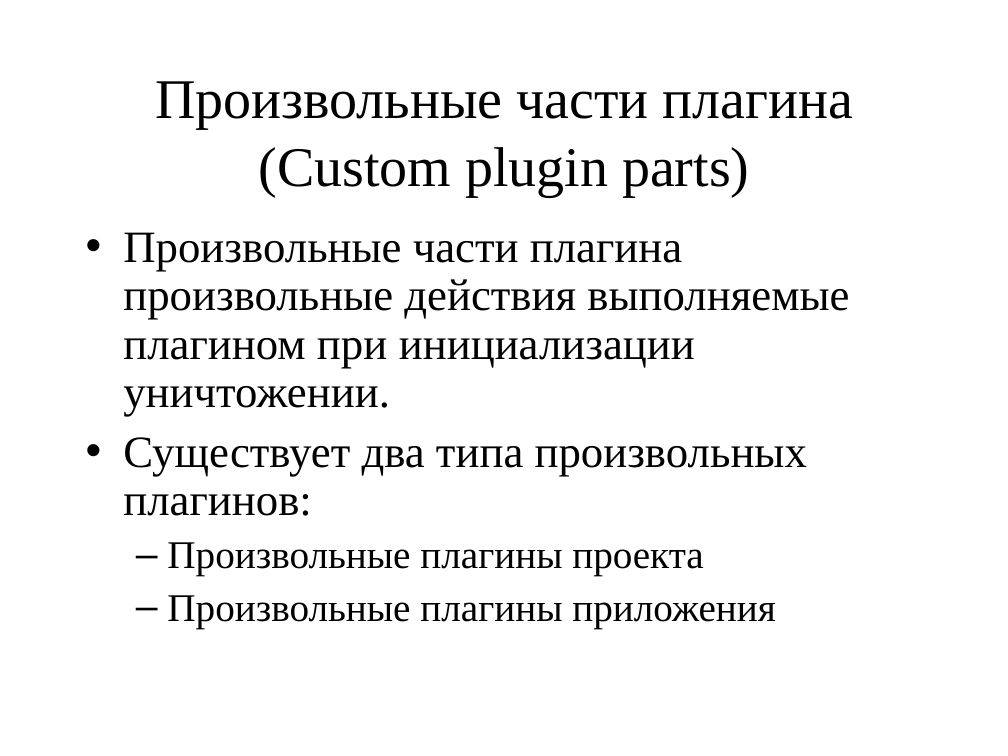
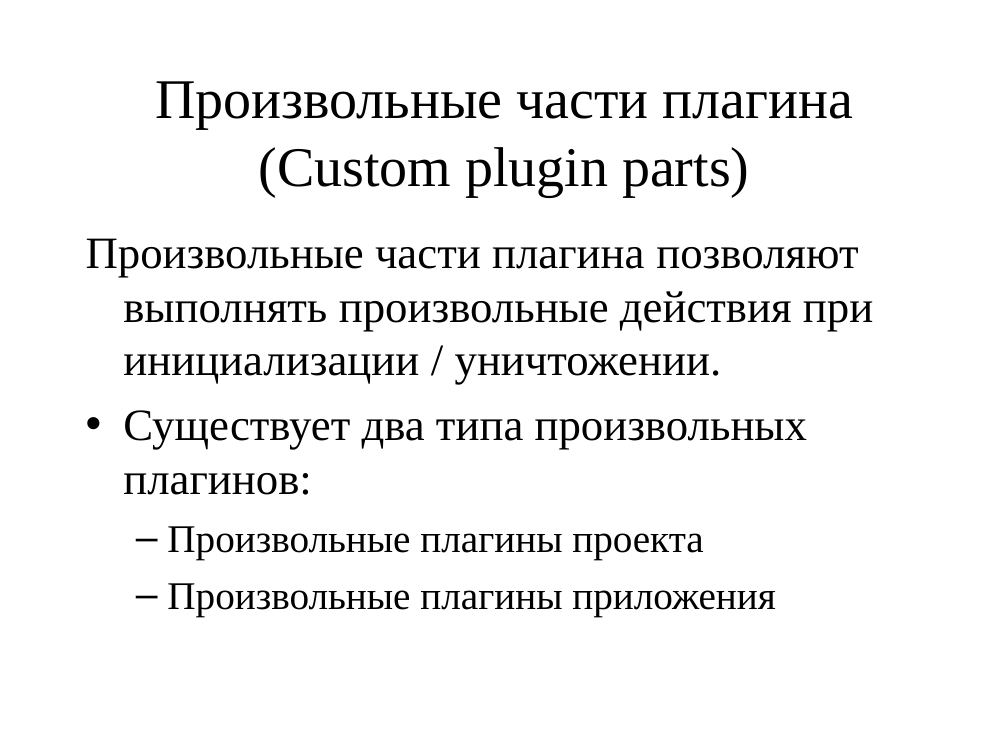
Before and after one commit to mazine/umk, a slide deck: slide 9 of presentations/Plugin.ppt. Drawn at 1008x756 pixels with LibreOffice and Linux fonts; fonts in the diff are those of the drawing. Boxes give left, top, right and bottom in pixels: in the first picture for what was removed or moved away, otherwise in the second. Text is boxed around its words. In the diff, an @@ line names an element or a change of style, - is before the commit and + after.

Commit message:
Plugin

```diff
--- a/presentations/Plugin.ppt
+++ b/presentations/Plugin.ppt
@@ text at bbox=[86, 238, 873, 385]: text changed @@
-• Произвольные части плагина произвольные действия выполняемые плагином при инициализации уничтожении.
+Произвольные части плагина позволяют выполнять произвольные действия при инициализации / уничтожении.
@@ text at bbox=[123, 410, 807, 617]: line spacing 0.9 to 1 @@
```
Also in this commit, not shown: 5 other slides changed.
